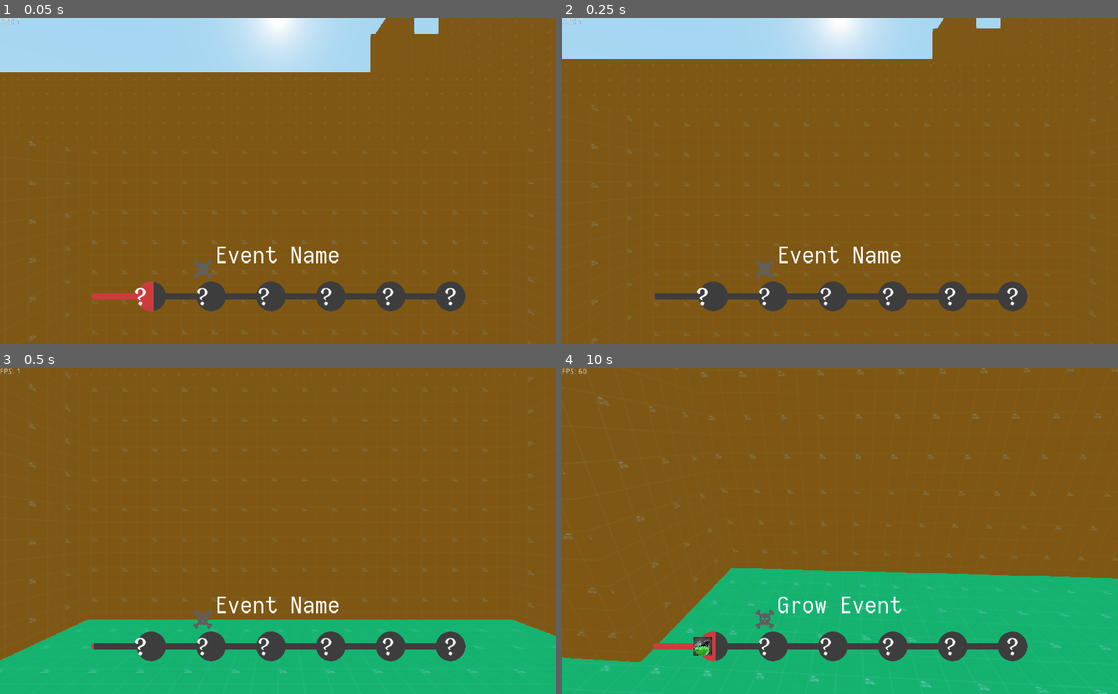
Above: before the commit, frames 1-4 (two rows, left to right).
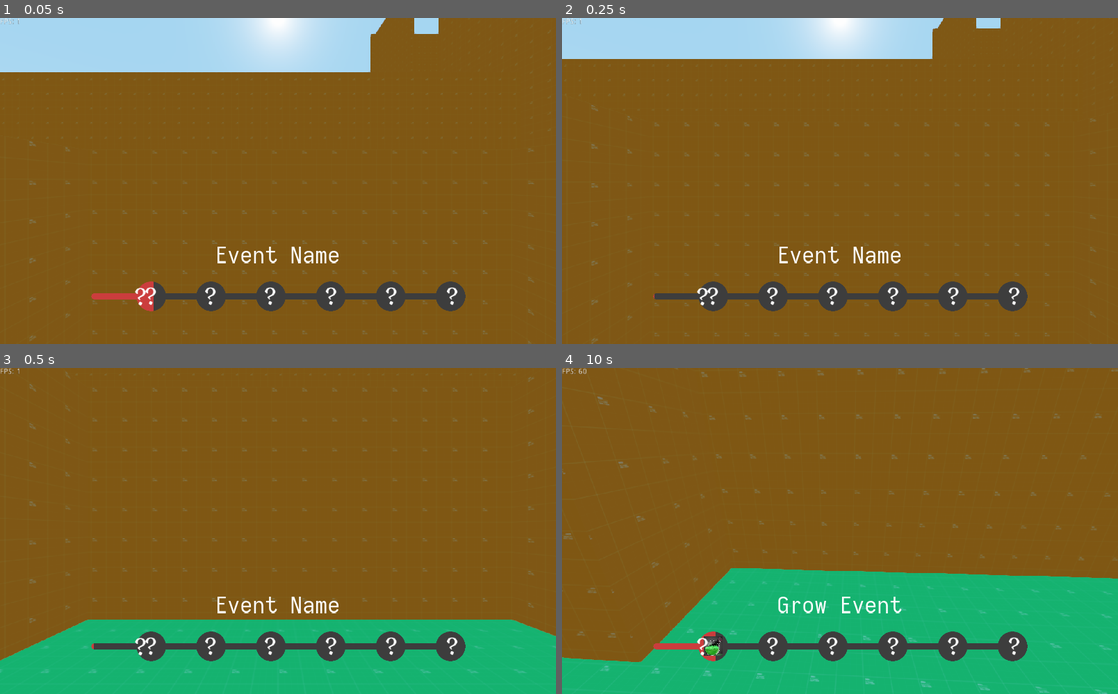
Above: after the commit, the same moments.

Repository: nwallenfang/ludum-dare-51
Game: Godot game, scene res://Logic/World.tscn
Same seed, same stepped clock (60 frames per second), same inputs: the game is played once before the commit and once after it.
Inputs (mouse positions are in pixels of both pictures, inside the frame that each line leads up to):
- Up to frame 1 (0.05 s): no input
- Up to frame 2 (0.25 s): no input
- Up to frame 3 (0.5 s): no input
- Up to frame 4 (10 s): move the mouse to (962, 514) at 0.52 s; hold Right (ui_right) 0.53-1.28 s; hold Alt (change_mouse_input) 0.53-1.28 s; tap Space (jump) at 0.77, 1.52, 3.02, 3.77, 4.52, 6.02, 6.77, 7.52, 9.02, 9.77 s; move the mouse to (728, 547) at 1.27 s; hold Down (ui_down) 1.28-2.03 s; click (728, 547) at 1.35 s; move the mouse to (851, 524) at 2.02 s; hold Shift (sprint) 2.03-2.78 s; hold Up (ui_up) 2.03-3.53 s; move the mouse to (834, 537) at 2.77 s; tap Alt (change_mouse_input) at 2.85, 7.35 s; move the mouse to (1006, 579) at 3.52 s; press the mouse at (1006, 579) at 3.53 s; hold Left (ui_left) 3.53-4.28 s; move the mouse to (795, 527) at 4.27 s; release the mouse at (795, 527) at 4.28 s; hold Up (ui_up) 4.28-5.78 s; tap Shift (sprint) at 4.35, 8.85 s; move the mouse to (845, 531) at 5.02 s; hold Alt (change_mouse_input) 5.03-5.78 s; move the mouse to (756, 449) at 5.77 s; hold Right (ui_right) 5.78-6.53 s; click (756, 449) at 5.85 s; move the mouse to (867, 531) at 6.52 s; hold Shift (sprint) 6.53-7.28 s; hold Up (ui_up) 6.53-8.03 s; move the mouse to (812, 531) at 7.27 s; move the mouse to (895, 459) at 8.02 s; press the mouse at (895, 459) at 8.03 s; hold Down (ui_down) 8.03-8.78 s; move the mouse to (834, 537) at 8.77 s; release the mouse at (834, 537) at 8.78 s; hold Left (ui_left) 8.78-9.53 s; move the mouse to (878, 534) at 9.52 s; hold Up (ui_up) from 9.53 s (still down); hold Alt (change_mouse_input) from 9.53 s (still down)

The runs differ from the first frame. In frame 1, 0.5% of the frame differs, in the area x 24-83%, y 74-89%; in frame 2, 0.5%; in frame 3, 0.5%; in frame 4, 0.7%, in the area x 23-83%, y 74-89%.

Commit message:
Eventbar??

Diff:
--- a/UI/EventBar.gd
+++ b/UI/EventBar.gd
@@ -27,7 +27,7 @@
 		new_icon.material = new_icon.material.duplicate()
 		new_icon.material.set_shader_param("texture_resource", fixed.icon)
 		new_icon.set("event_name", fixed.event_name)
-		new_icon.rect_position = get_node("Icon" + str(fixed_number)).rect_position
+		new_icon.rect_position = get_node("%EventBar/Icon" + str(fixed_number)).rect_position
 		new_icon.rect_position.y = new_icon.rect_position.y - fixed_icon_translation
 		new_icon.modulate = greyed_out
 
@@ -46,7 +46,7 @@
 		return
 
 
-	var icon_node: ColorRect = get_node("Icon" + str(Events.number_triggered))
+	var icon_node: ColorRect = get_node("%EventBar/Icon" + str(Events.number_triggered))
 	icon_node.material = icon_node.material.duplicate()
 	icon_node.material.set_shader_param("texture_resource", event.icon)
 	$TriggerParticles.position = icon_node.rect_position + 0.5 * icon_node.rect_size
--- a/UI/EventBar.tscn
+++ b/UI/EventBar.tscn
@@ -66,87 +66,98 @@
 [node name="EventBar" type="ColorRect" parent="AspectRatioContainer"]
 unique_name_in_owner = true
 material = SubResource( 5 )
-margin_left = 13.8742
-margin_right = 702.926
-margin_bottom = 54.6
+anchor_right = 1.0
+anchor_bottom = 1.0
+
+[node name="Icon1" type="ColorRect" parent="AspectRatioContainer/EventBar"]
+material = SubResource( 7 )
+anchor_left = 0.24707
+anchor_top = 0.823333
+anchor_right = 0.24707
+anchor_bottom = 0.823333
+margin_left = -77.7
+margin_top = -36.354
+margin_right = -42.7
+margin_bottom = -1.354
+__meta__ = {
+"_edit_use_anchors_": true
+}
+
+[node name="Icon2" type="ColorRect" parent="AspectRatioContainer/EventBar"]
+material = SubResource( 7 )
+anchor_left = 0.358398
+anchor_top = 0.823333
+anchor_right = 0.358398
+anchor_bottom = 0.823333
+margin_left = -43.5001
+margin_top = -36.354
+margin_right = -8.50006
+margin_bottom = -1.354
+__meta__ = {
+"_edit_use_anchors_": true
+}
+
+[node name="Icon3" type="ColorRect" parent="AspectRatioContainer/EventBar"]
+material = SubResource( 7 )
+anchor_left = 0.46875
+anchor_top = 0.823333
+anchor_right = 0.46875
+anchor_bottom = 0.823333
+margin_left = -9.59995
+margin_top = -36.354
+margin_right = 25.4001
+margin_bottom = -1.354
+__meta__ = {
+"_edit_use_anchors_": true
+}
+
+[node name="Icon4" type="ColorRect" parent="AspectRatioContainer/EventBar"]
+material = SubResource( 7 )
+anchor_left = 0.581055
+anchor_top = 0.823333
+anchor_right = 0.581055
+anchor_bottom = 0.823333
+margin_left = 24.9001
+margin_top = -36.354
+margin_right = 59.9001
+margin_bottom = -1.354
+__meta__ = {
+"_edit_use_anchors_": true
+}
+
+[node name="Icon5" type="ColorRect" parent="AspectRatioContainer/EventBar"]
+material = SubResource( 7 )
+anchor_left = 0.692383
+anchor_top = 0.823333
+anchor_right = 0.692383
+anchor_bottom = 0.823333
+margin_left = 59.1001
+margin_top = -36.354
+margin_right = 94.1001
+margin_bottom = -1.354
+__meta__ = {
+"_edit_use_anchors_": true
+}
+
+[node name="Icon6" type="ColorRect" parent="AspectRatioContainer/EventBar"]
+material = SubResource( 7 )
+anchor_left = 0.804687
+anchor_top = 0.823333
+anchor_right = 0.804687
+anchor_bottom = 0.823333
+margin_left = 93.6
+margin_top = -36.354
+margin_right = 128.6
+margin_bottom = -1.354
+__meta__ = {
+"_edit_use_anchors_": true
+}
 
 [node name="FixedIcon" type="ColorRect" parent="."]
 material = SubResource( 7 )
 anchor_left = 0.236328
 anchor_top = 0.825
 anchor_right = 0.236328
-anchor_bottom = 0.825
-margin_right = 35.0
-margin_bottom = 35.0
-__meta__ = {
-"_edit_use_anchors_": true
-}
-
-[node name="Icon1" type="ColorRect" parent="."]
-material = SubResource( 7 )
-anchor_left = 0.236328
-anchor_top = 0.825
-anchor_right = 0.236328
-anchor_bottom = 0.825
-margin_right = 35.0
-margin_bottom = 35.0
-__meta__ = {
-"_edit_use_anchors_": true
-}
-
-[node name="Icon2" type="ColorRect" parent="."]
-material = SubResource( 7 )
-anchor_left = 0.347656
-anchor_top = 0.825
-anchor_right = 0.347656
-anchor_bottom = 0.825
-margin_right = 35.0
-margin_bottom = 35.0
-__meta__ = {
-"_edit_use_anchors_": true
-}
-
-[node name="Icon3" type="ColorRect" parent="."]
-material = SubResource( 7 )
-anchor_left = 0.458008
-anchor_top = 0.825
-anchor_right = 0.458008
-anchor_bottom = 0.825
-margin_right = 35.0
-margin_bottom = 35.0
-__meta__ = {
-"_edit_use_anchors_": true
-}
-
-[node name="Icon4" type="ColorRect" parent="."]
-material = SubResource( 7 )
-anchor_left = 0.570313
-anchor_top = 0.825
-anchor_right = 0.570313
-anchor_bottom = 0.825
-margin_right = 35.0
-margin_bottom = 35.0
-__meta__ = {
-"_edit_use_anchors_": true
-}
-
-[node name="Icon5" type="ColorRect" parent="."]
-material = SubResource( 7 )
-anchor_left = 0.681641
-anchor_top = 0.825
-anchor_right = 0.681641
-anchor_bottom = 0.825
-margin_right = 35.0
-margin_bottom = 35.0
-__meta__ = {
-"_edit_use_anchors_": true
-}
-
-[node name="Icon6" type="ColorRect" parent="."]
-material = SubResource( 7 )
-anchor_left = 0.793945
-anchor_top = 0.825
-anchor_right = 0.793945
 anchor_bottom = 0.825
 margin_right = 35.0
 margin_bottom = 35.0
